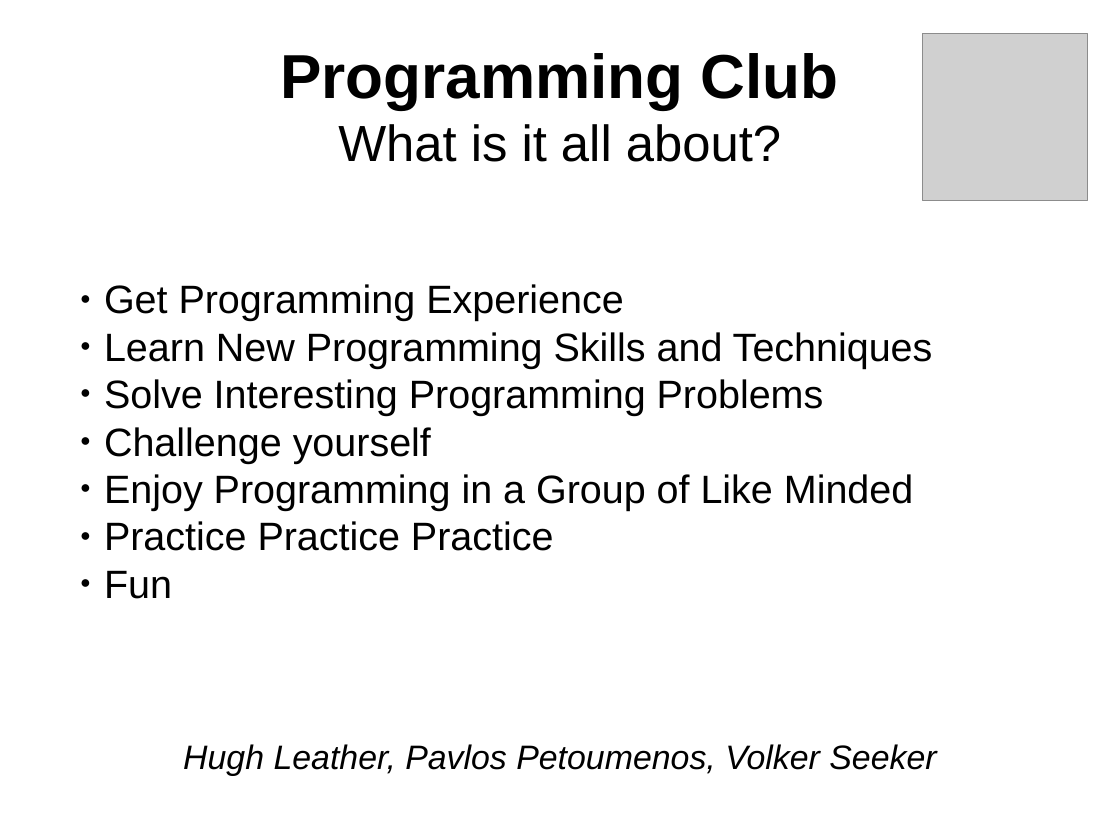
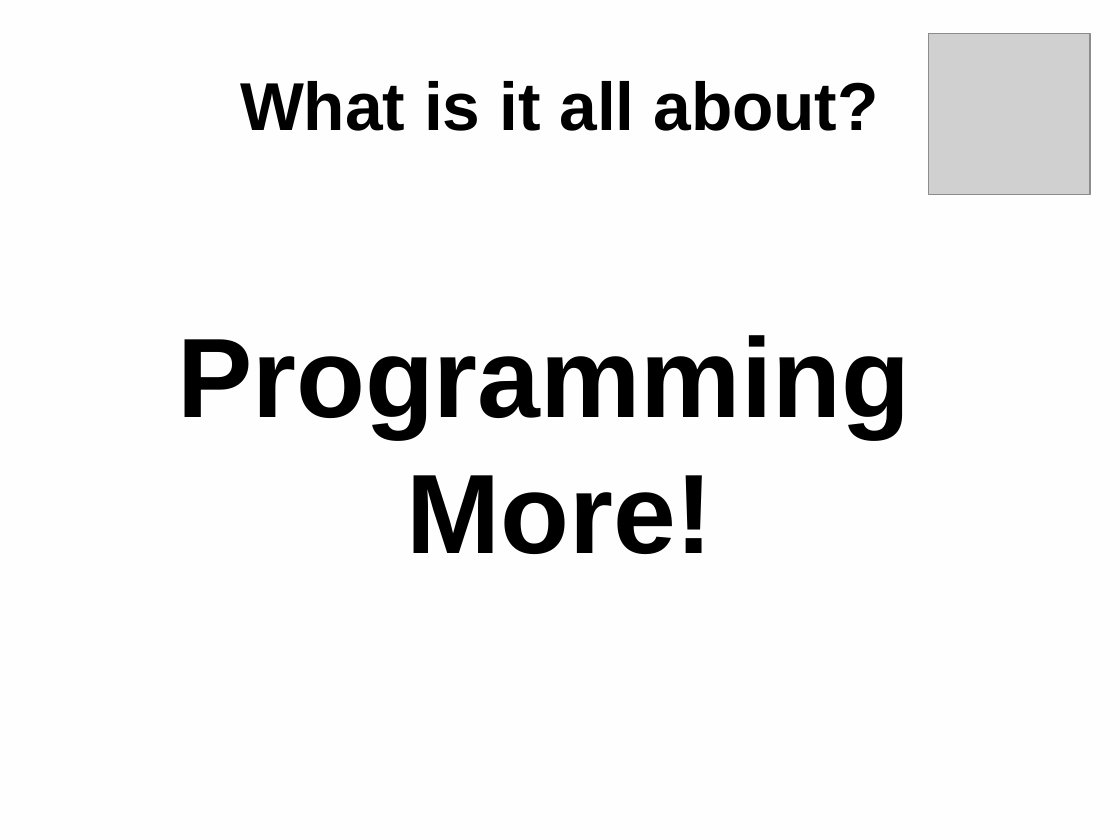
Before and after one commit to vsee/uoe_programmingclub, a slide deck: slide 2 of slides/session001_20160218.odp. Drawn at 1120x840 pixels with LibreOffice and Linux fonts; fonts in the diff are those of the drawing; grey boxes stand for pictures. Boxes give left, top, right and bottom in pixels: in the first picture for what was removed or moved away, otherwise in the second. Text is boxed around its words. In the diff, an @@ line names an element or a change of style, - is before the commit and + after.

```diff
--- a/slides/session001_20160218.odp
+++ b/slides/session001_20160218.odp
@@ background #FFFFFF to #FFFEFF @@
@@ picture: place and size @@
-picture at (923, 34, 1088, 200)
+picture at (929, 34, 1091, 195)
@@ title at (240, 81, 878, 131): text changed; size 36 to 48 pt; bold on @@
-Programming Club
-What is it all about?
+What is it all about?
@@ text at (177, 335, 910, 554): text changed; size 28 to 80 pt; bold on @@
-  ● Get Programming Experience
-  ● Learn New Programming Skills and Techniques
-  ● Solve Interesting Programming Problems
-  ● Challenge yourself
-  ● Enjoy Programming in a Group of Like Minded
-  ● Practice Practice Practice
-  ● Fun
+Programming
+More!
@@ text removed at (183, 744, 936, 776) @@
-Hugh Leather, Pavlos Petoumenos, Volker Seeker
```
Also in this commit, not shown: 3 other slides changed, 4 slides added, 1 slide removed, 6 other files.
